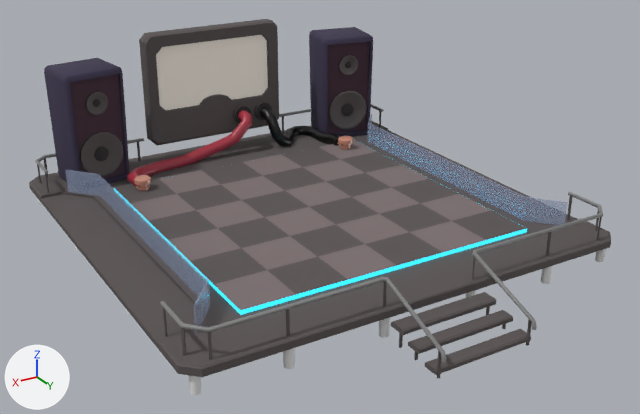
Renders of the glTF model assets/scene/Models/DanceFloor.glb from each side of a commit.
The view is the same before and after, from a 50 mm lens placed at (6.4, 22.4, 20.8), pointed at (-15.6, -14.2, 2.5). Every picture has the same lights, and +X, +Y and +Z are marked at lower left. The first picture is the older version. Objects named as collision shapes, trigger or cutter boxes, shadow casters or lower levels of detail are left out. Where no turn or scale is listed for an object, it has been applied to the vertices.

The scene before the commit, as lines of its bpy script (objects in view):
```python
me_cube_002 = bpy.data.meshes.new('Cube.002')
me_cube_002.from_pydata(...)  # 284 vertices, 528 faces; spans x -2.05..1.91, y -2.16..1.48, z -1.81..5.03
me_cube_002.materials.append(mat_atlasgradient_mat)  # picture img_atlasgradient_mat_basecolor_512x512_512x512
me_cube_016 = bpy.data.meshes.new('Cube.016')
me_cube_016.from_pydata(...)  # 32 vertices, 56 faces; spans x -10.5..10.5, y -8.8..9.4, z -0.2..1.3
me_cube_016.materials.append(mat_glassmat)  # blue #a6b5d3
me_cube_021 = bpy.data.meshes.new('Cube.021')
me_cube_021.from_pydata(...)  # 284 vertices, 528 faces; spans x -1.87..1.96, y -2.09..1.4, z -1.81..5.03
me_cube_021.materials.append(mat_atlasgradient_mat)  # picture img_atlasgradient_mat_basecolor_512x512_512x512
ob_glass = bpy.data.objects.new('glass', me_cube_016)
ob_glass.location = (-16.0, -16.76, 1.5)
ob_speakers = bpy.data.objects.new('speakers', me_cube_021)
ob_speakers.location = (-7.55, -26.5, 3.27)
ob_speakers_001 = bpy.data.objects.new('speakers.001', me_cube_002)
ob_speakers_001.location = (-24.69, -26.5, 3.27)
# also in view: 'front_railing' at (-16.0, -4.7, 2.0); 'Floor' at (-16.0, -15.2, 1.4); 'HypeMeterScreen' at (-15.9, -27.7, 6.7); 'leftwire' at (-13.4, -25.7, 2.7); 'rightwire' at (-21.0, -26.0, 2.7)
```
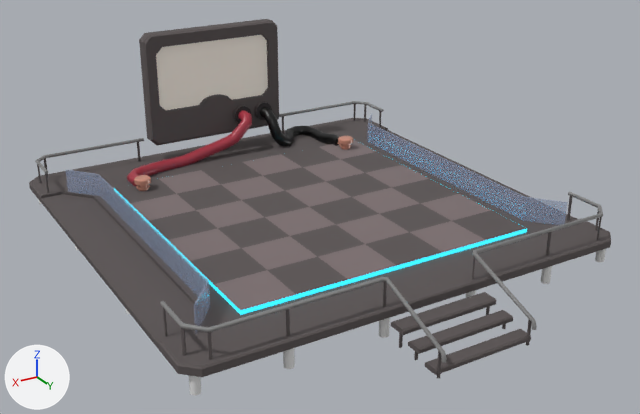
What differs and where, as boxes (x1, y1, x2, y2) in the pictures (640 x 414 px):
'speakers', deleted
    before: (44, 58, 130, 184)
'speakers.001', deleted
    before: (309, 27, 373, 137)

What changed in the scene script:
```text
Remove ob_speakers:
    ob_speakers = bpy.data.objects.new('speakers', me_cube_021)
    ob_speakers.location = (-7.55, -26.5, 3.27)
Remove ob_speakers_001:
    ob_speakers_001 = bpy.data.objects.new('speakers.001', me_cube_002)
    ob_speakers_001.location = (-24.69, -26.5, 3.27)
```
